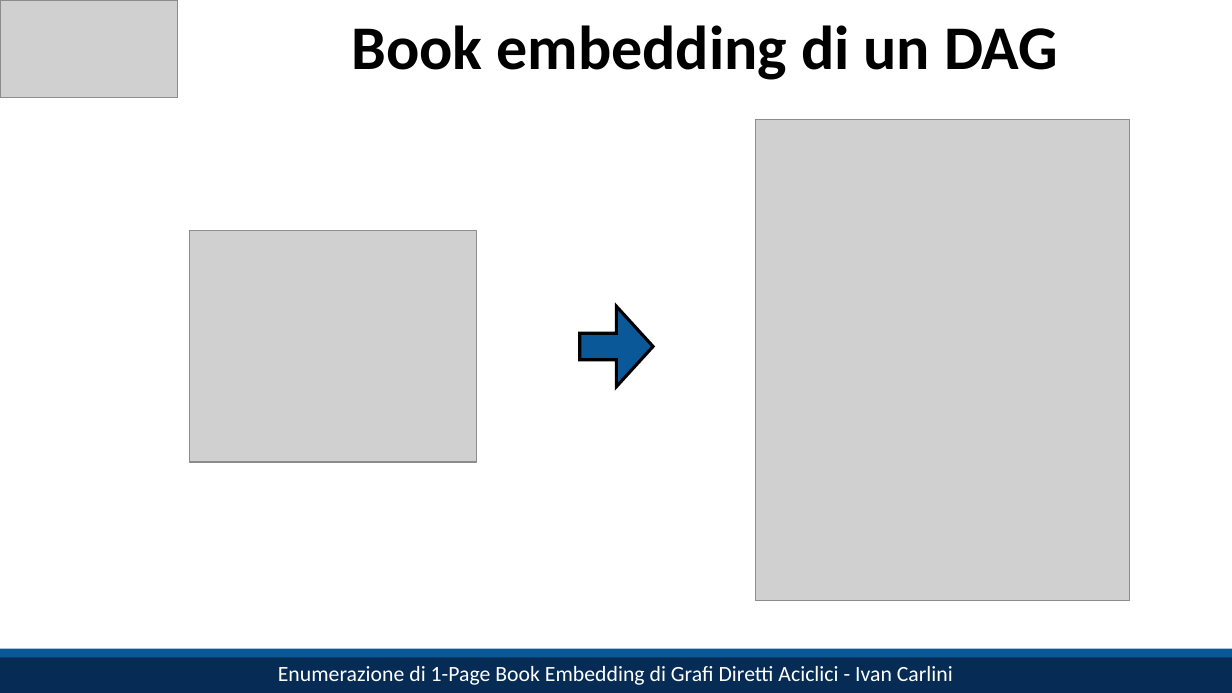
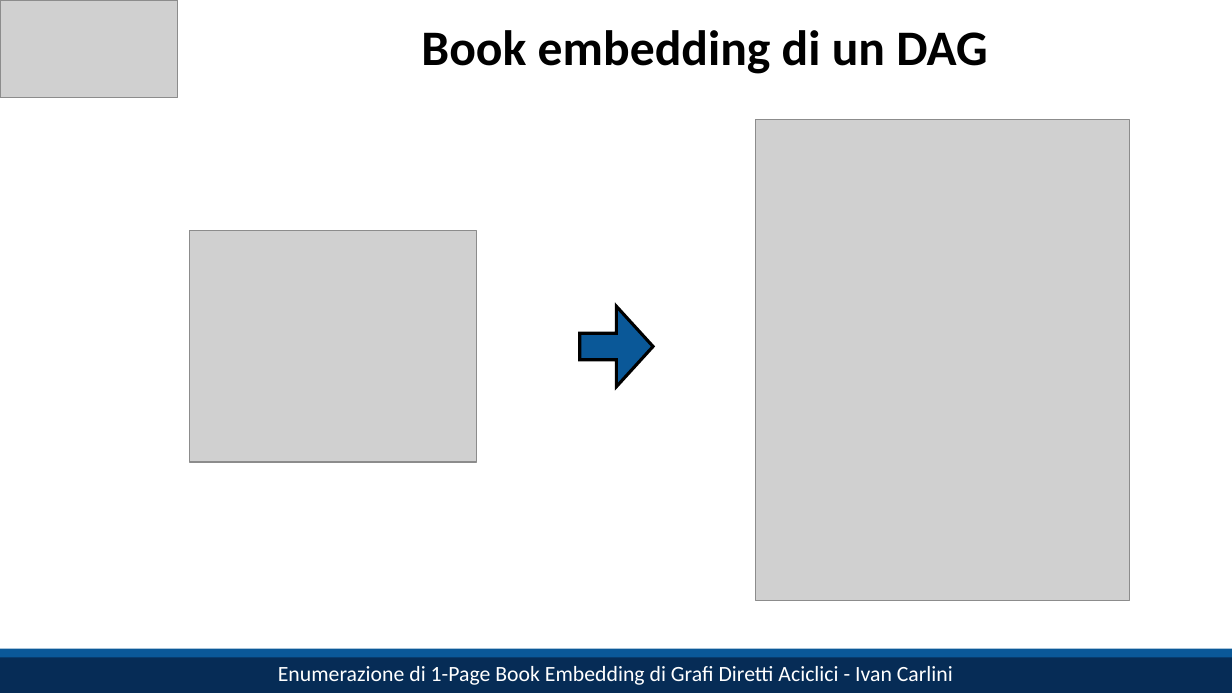
Before and after one commit to IC-99/book-embeddings, a slide deck: slide 4 of slides.pptx. Drawn at 1232x693 pixels with LibreOffice and Linux fonts; fonts in the diff are those of the drawing; grey boxes stand for pictures. Boxes give left, top, right and bottom in pixels: in the first picture for what was removed or moved away, otherwise in the second. Text is boxed around its words. In the diff, an @@ line names an element or a change of style, - is before the commit and + after.

```diff
--- a/slides.pptx
+++ b/slides.pptx
@@ title "Book embedding di un DAG" at (x1=421, y1=30, x2=987, y2=74): size 40 to 32 pt @@
```
Also in this commit, not shown: 3 other slides changed, 7 slides added, 3 other files.
